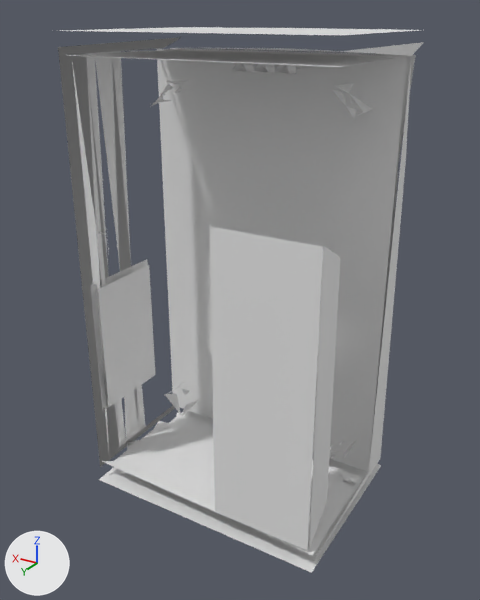
What one commit did to the OBJ model datasets/ModelNet9/bed/test/bed_0516.obj.
Camera for both pictures: a camera (50 mm lens) standing at (-0.685, 1.232, 0.528) and looking at (0.025, 0.048, -0.064). The axes (+X, +Y, +Z) are drawn at lower left. The lights are the same throughout. Where no turn or scale is listed for an object, it has been applied to the vertices. Vertices at the same position are counted once.

The first picture shows 'bed_0516'.
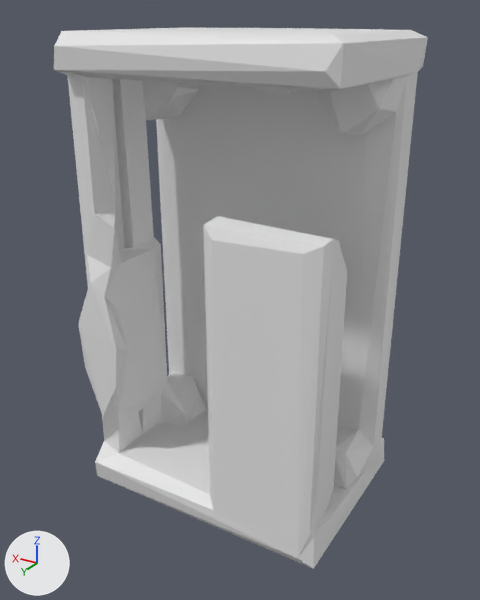
Where the change shows, as pixel boxes [x1, y1, x2, y2] in the pictures (480 x 600 px):
'bed_0516', reshaped
    before: [58, 27, 424, 573]
    after: [54, 28, 428, 569]
part 1 of me_bed_0516, rebuilt
    before: [58, 37, 424, 556]
    after: [54, 28, 428, 569]
part 2 of me_bed_0516, deleted
    before: [60, 27, 419, 573]

The change in detail:
me_bed_0516 is used by ob_bed_0516; location (0.0, 0.0, 0.0).
me_bed_0516 had 2327 vertices, 336 faces, 1568 loose edges and spanned x -0.29..0.293, y -0.291..0.291, z -0.5..0.5.
me_bed_0516 now has 246 vertices, 500 faces and spans x -0.297..0.296, y -0.299..0.3, z -0.5..0.5.
me_bed_0516 part 1: the loose piece of 35 vertices spanning x -0.288..0.276, y -0.157..0.291, z -0.478..0.479 is rebuilt with 246 vertices and now spans x -0.297..0.296, y -0.299..0.3, z -0.5..0.5.
me_bed_0516 part 2: 85 loose pieces with 575 vertices, spanning x -0.29..0.28, y -0.291..0.291, z -0.5..0.5, are deleted.
